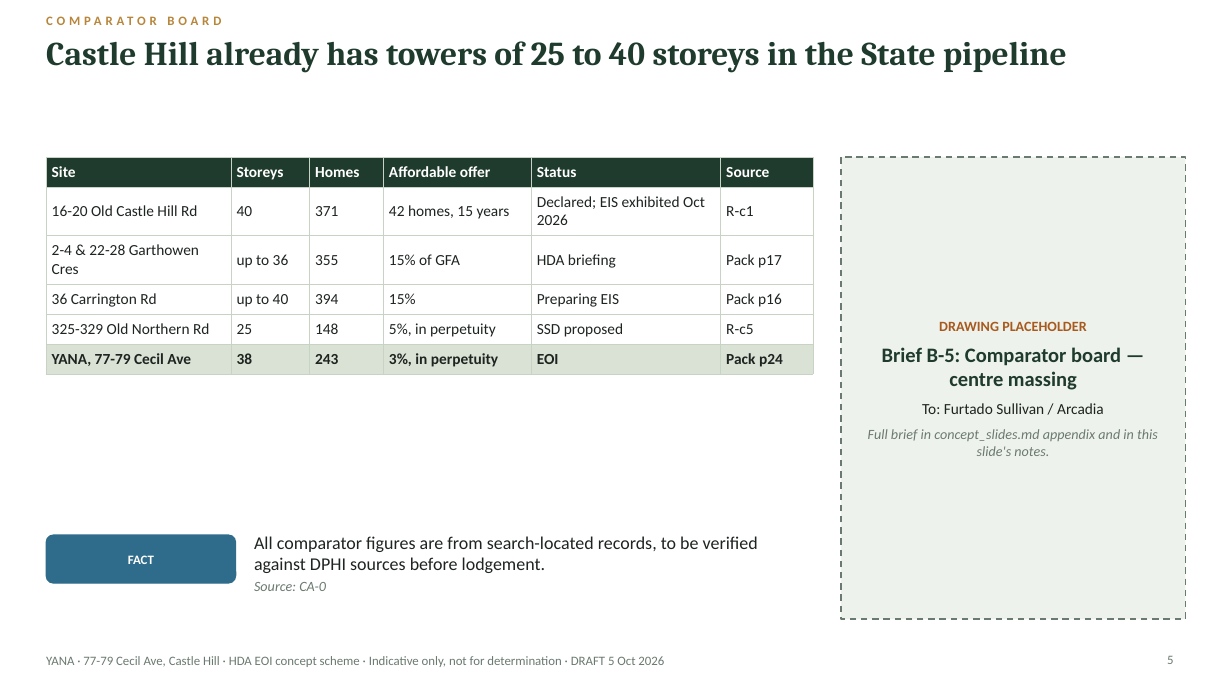
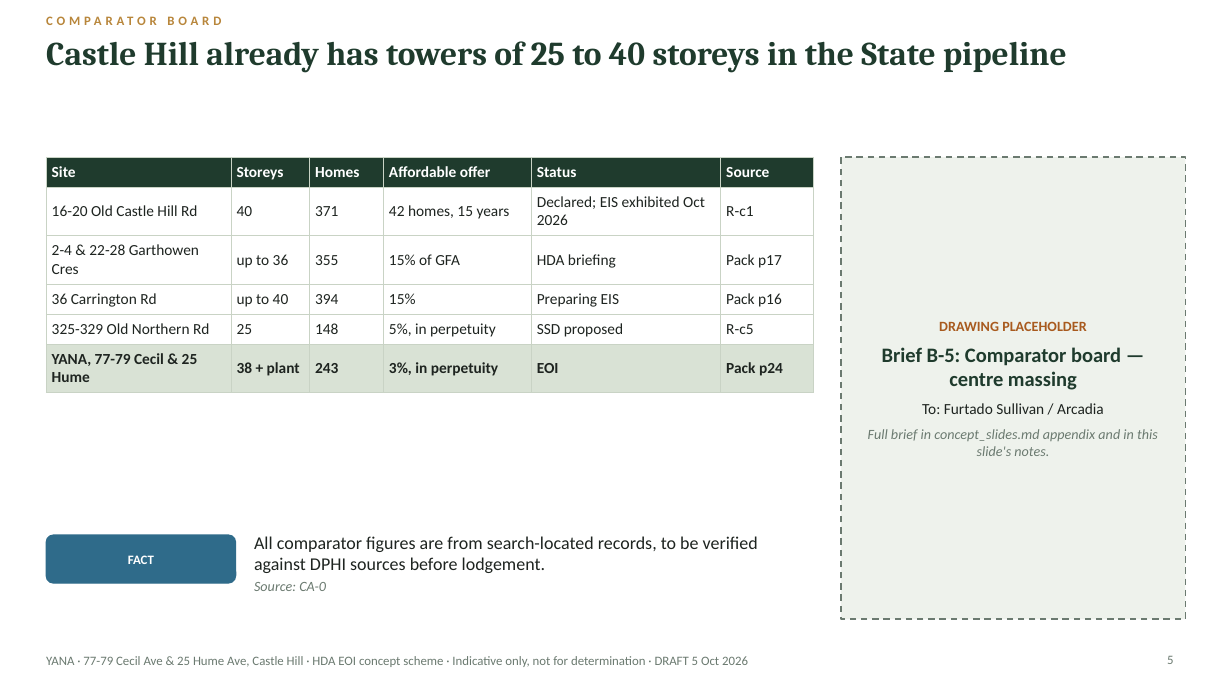
Before and after one commit to iamdrdavid-svg/Yana-Eoi, a slide deck: slide 5 of outputs/concept_slides.pptx. Drawn at 1232x693 pixels with LibreOffice and Linux fonts; fonts in the diff are those of the drawing. Boxes give left, top, right and bottom in pixels: in the first picture for what was removed or moved away, otherwise in the second. Text is boxed around its words. In the diff, an @@ line names an element or a change of style, - is before the commit and + after.

```diff
--- a/outputs/concept_slides.pptx
+++ b/outputs/concept_slides.pptx
@@ table at (46,157,813,386) @@
-row 6, column 1: YANA, 77-79 Cecil Ave
+row 6, column 1: YANA, 77-79 Cecil & 25 Hume
-row 6, column 2: 38
+row 6, column 2: 38 + plant
@@ text at (46,656,748,667): text changed @@
-YANA · 77-79 Cecil Ave, Castle Hill · HDA EOI concept scheme · Indicative only, not for determination · DRAFT 5 Oct 2026
+YANA · 77-79 Cecil Ave & 25 Hume Ave, Castle Hill · HDA EOI concept scheme · Indicative only, not for determination · DRAFT 5 Oct 2026
```
Also in this commit, not shown: 12 other slides changed, 9 other files.
